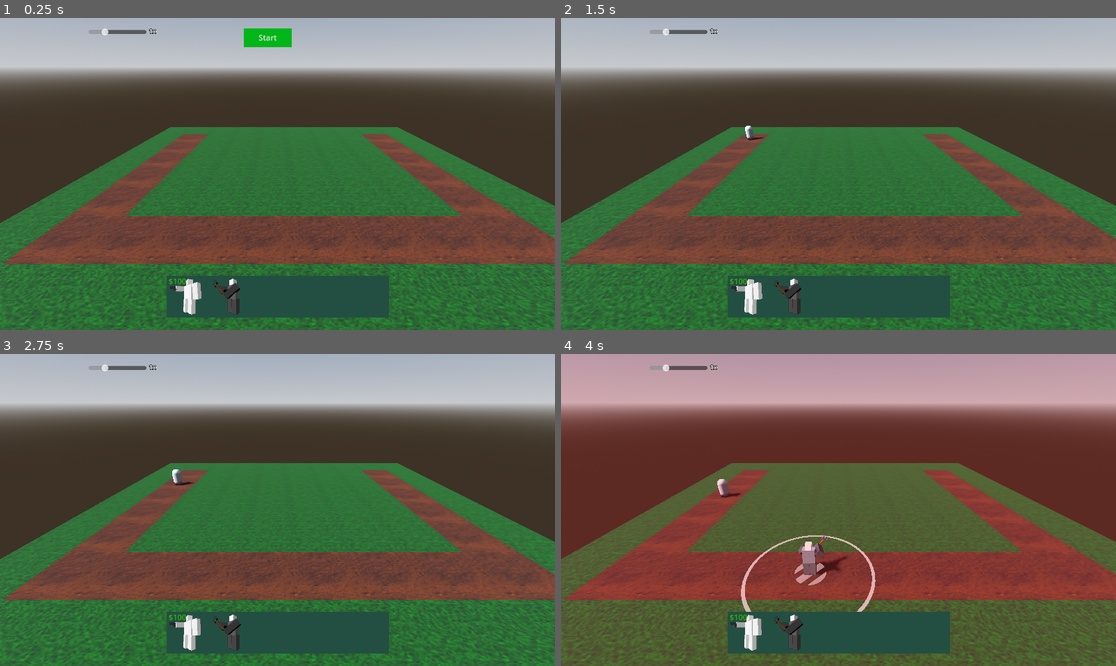
Above: before the commit, frames 1-4 (two rows, left to right).
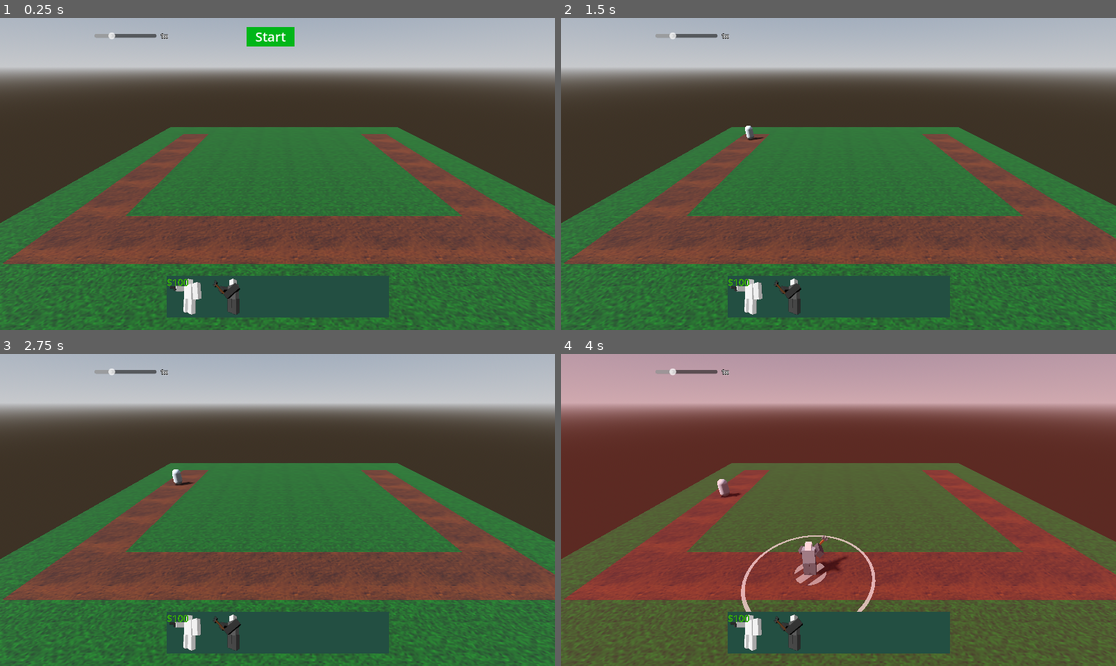
Above: after the commit, the same moments.

Repository: SirRight12/Godot-Tower-Defense
Game: Godot game, scene res://main.tscn
Two runs of this game, one before a commit and one after it. Both use one fixed random seed, a clock stepped at 60 frames per second and the inputs below.
Inputs (mouse positions are in pixels of both pictures, inside the frame that each line leads up to; where the layout moved, square brackets give the same spot in the first picture):
- Up to frame 1 (0.25 s): no input
- Up to frame 2 (1.5 s): click (832, 36) [827, 36] at 0.5 s; move the mouse to (960, 158) at 1.27 s; click (960, 158) at 1.35 s
- Up to frame 3 (2.75 s): tap Enter at 2 s; move the mouse to (166, 525) at 2.02 s; right-click (166, 525) at 2.1 s; click (166, 525) at 2.17 s
- Up to frame 4 (4 s): move the mouse to (894, 441) at 2.77 s; tap 1 (select1) at 2.85 s; click (894, 441) at 2.92 s; move the mouse to (810, 572) at 3.52 s; tap 2 (select2) at 3.6 s; click (810, 572) at 3.67 s

The runs differ from the first frame. In frame 1, 0.6% of the frame differs, in the area x 16-54%, y 2-86%; in frame 2, 0.4%; in frame 3, 0.4%; in frame 4, 0.4%.

Commit message:
Working on rescaling

Diff:
--- a/RescaleHelper.gd
+++ /dev/null
@@ -1,7 +0,0 @@
-extends Node
-class_name RescaleHelper
-@onready var parent:Control = get_parent()
-@onready var original_viewport =
-@onready var original_size = parent.get_size()
-func _ready():
-	pass
--- a/TowerRegistry.gd
+++ b/TowerRegistry.gd
@@ -1,7 +1,7 @@
 @tool
 extends Node
 class_name TowerRegistry
-@onready var root:Node3D = get_parent().get_parent()
+@onready var root = get_parent().get_parent()
 @export var towers:Array[PackedScene]:
 	set = set_array
 var towers_placed: Dictionary = {}
--- a/game_manager.tscn
+++ b/game_manager.tscn
@@ -16,6 +16,9 @@
 [ext_resource type="Script" path="res://MoneyManager.gd" id="12_jkxa6"]
 [ext_resource type="PackedScene" uid="uid://dcx6dfcp4u066" path="res://tower_bar.tscn" id="15_8ruae"]
 [ext_resource type="Script" path="res://UpdateText.gd" id="15_eify3"]
+
+[sub_resource type="LabelSettings" id="LabelSettings_g415v"]
+font_size = 27
 
 [sub_resource type="LabelSettings" id="LabelSettings_5g5cw"]
 font_size = 13
@@ -58,30 +61,27 @@
 
 [node name="TowerBar" parent="." instance=ExtResource("15_8ruae")]
 
+[node name="Label" parent="TowerBar" index="3"]
+theme_override_font_sizes/font_size = 3221
+
 [node name="Start" type="Control" parent="."]
 custom_minimum_size = Vector2(100, 40)
 layout_mode = 3
-anchor_left = 0.5
-anchor_top = 0.033
-anchor_right = 0.5
-anchor_bottom = 0.033
-offset_left = -70.0
-offset_right = 30.0
-offset_bottom = 40.0
+anchor_left = 0.445
+anchor_top = 0.03
+anchor_right = 0.531
+anchor_bottom = 0.09
+offset_left = 28.8
+offset_right = -29.9521
+offset_bottom = -40.176
 grow_horizontal = 2
 
 [node name="ColorRect" type="ColorRect" parent="Start"]
 custom_minimum_size = Vector2(100, 40)
 layout_mode = 1
-anchors_preset = 8
-anchor_left = 0.5
-anchor_top = 0.5
-anchor_right = 0.5
-anchor_bottom = 0.5
-offset_left = -20.0
-offset_top = -20.0
-offset_right = 20.0
-offset_bottom = 20.0
+anchors_preset = 15
+anchor_right = 1.0
+anchor_bottom = 1.0
 grow_horizontal = 2
 grow_vertical = 2
 color = Color(0, 0.713726, 0.0941176, 1)
@@ -89,39 +89,39 @@
 [node name="Button" type="Button" parent="Start"]
 custom_minimum_size = Vector2(100, 40)
 layout_mode = 1
-anchors_preset = 8
-anchor_left = 0.5
-anchor_top = 0.5
-anchor_right = 0.5
-anchor_bottom = 0.5
-offset_left = -23.0
-offset_top = -15.5
-offset_right = 23.0
-offset_bottom = 15.5
+anchors_preset = 15
+anchor_right = 1.0
+anchor_bottom = 1.0
+grow_horizontal = 2
+grow_vertical = 2
+flat = true
+
+[node name="Label" type="Label" parent="Start"]
+layout_mode = 1
+anchors_preset = 15
+anchor_right = 1.0
+anchor_bottom = 1.0
 grow_horizontal = 2
 grow_vertical = 2
 text = "Start"
-flat = true
+label_settings = SubResource("LabelSettings_g415v")
+horizontal_alignment = 1
+vertical_alignment = 1
 
 [node name="TimeScale" type="Control" parent="."]
 layout_mode = 3
-anchor_left = 0.16
+anchor_left = 0.17
 anchor_top = 0.033
-anchor_right = 0.16
-anchor_bottom = 0.033
-offset_right = 150.0
-offset_bottom = 16.0
+anchor_right = 0.31
+anchor_bottom = 0.083
 grow_horizontal = 2
 grow_vertical = 2
 
 [node name="HSlider" type="HSlider" parent="TimeScale"]
 layout_mode = 1
-anchors_preset = 4
-anchor_top = 0.5
-anchor_bottom = 0.5
-offset_top = -8.0
-offset_right = 120.0
-offset_bottom = 8.0
+anchors_preset = -1
+anchor_right = 0.8
+anchor_bottom = 1.0
 grow_vertical = 2
 max_value = 4.0
 step = 0.1
@@ -130,19 +130,16 @@
 
 [node name="Label" type="Label" parent="TimeScale"]
 layout_mode = 1
-anchors_preset = 6
-anchor_left = 1.0
-anchor_top = 0.5
+anchors_preset = -1
+anchor_left = 0.8
 anchor_right = 1.0
-anchor_bottom = 0.5
-offset_left = -25.0
-offset_top = -11.0
-offset_right = -1.52588e-05
-offset_bottom = 12.0
+anchor_bottom = 1.0
 grow_horizontal = 0
 grow_vertical = 2
 text = "1x"
 label_settings = SubResource("LabelSettings_5g5cw")
+horizontal_alignment = 1
+vertical_alignment = 1
 script = ExtResource("15_eify3")
 
 [connection signal="value_changed" from="TimeScale/HSlider" to="TimeScaleManager" method="_on_h_slider_value_changed"]
--- a/project.godot
+++ b/project.godot
@@ -15,6 +15,10 @@
 config/features=PackedStringArray("4.2", "GL Compatibility")
 config/icon="res://icon.svg"
 config/bg_color=Color(0.14, 0.14, 0.14, 1)
+
+[dotnet]
+
+project/assembly_name="Samuel Tower Defense"
 
 [input]
 
--- a/tower_bar.tscn
+++ b/tower_bar.tscn
@@ -9,6 +9,7 @@
 environment = SubResource("Environment_v7e1u")
 
 [sub_resource type="LabelSettings" id="LabelSettings_vosub"]
+font_size = 400
 font_color = Color(0.223529, 0.713726, 0, 1)
 
 [node name="Control2" type="Control"]
@@ -83,9 +84,10 @@
 anchors_preset = -1
 anchor_right = 0.1
 anchor_bottom = 0.12
-offset_right = 0.224003
-offset_bottom = 12.5024
+offset_right = 865.92
+offset_bottom = 535.502
 grow_vertical = 2
+scale = Vector2(0.05, 0.05)
 text = "$100
 "
 label_settings = SubResource("LabelSettings_vosub")
Not shown: 1 places in game_manager.tscn that only renumber resources
Not shown: 4 places in tileset.tres that only renumber resources
